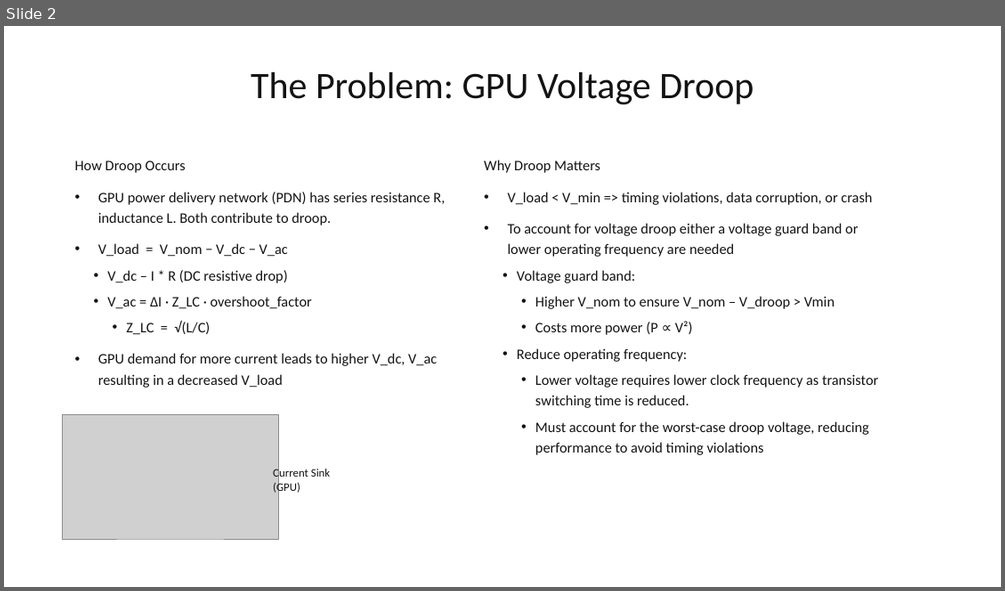
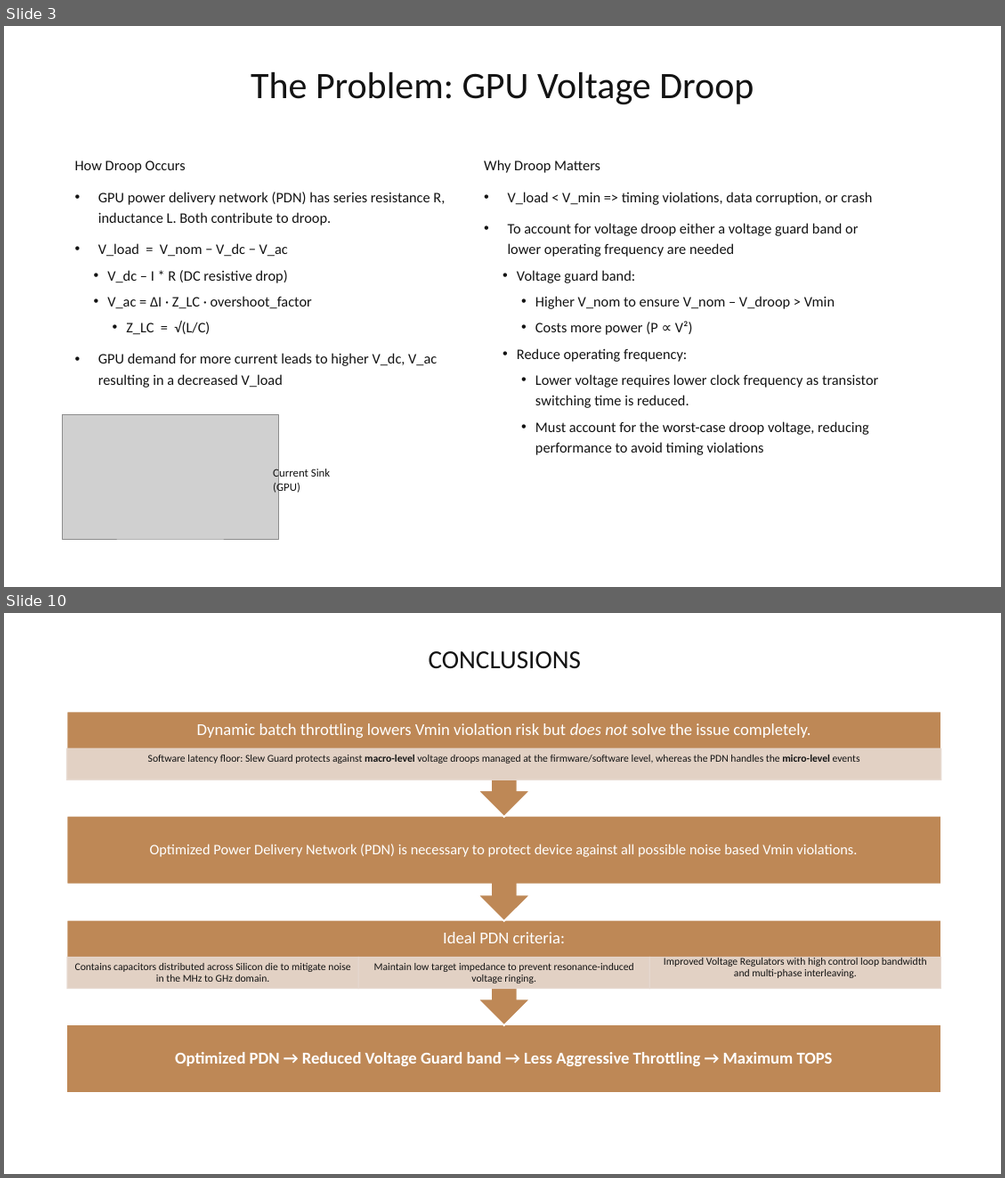
Before and after one commit to Jakub-Mroczek/SlewGuard, a slide deck: SlewGuard.pptx. Shown one above the other, each under a label of ours: slide 2 before the commit, slides 3 and 10 after it; the slides between them are not shown. The pictures are 1005x591 and 1005x1178 pixels, drawn with LibreOffice and Linux fonts; fonts in the diff are those of the drawing; grey boxes stand for pictures. Boxes give left, top, right and bottom in pixels: in the first picture for what was removed or moved away, otherwise in the second. Text is boxed around its words. In the diff, an @@ line names an element or a change of style, - is before the commit and + after.

Commit message:
update slides

```diff
--- a/SlewGuard.pptx
+++ b/SlewGuard.pptx
@@ slide 10 added at box(4, 613, 1001, 1174), background #FFFFFF @@
@@ title added at box(429, 651, 581, 669), 25 pt, text #131313 @@
+CONCLUSIONS
@@ group added at box(67, 712, 941, 1093): 8 texts, 5 rectangles, 3 up arrow callouts @@
+Optimized PDN → Reduced Voltage Guard band → Less Aggressive Throttling → Maximum TOPS
+Ideal PDN criteria:
+Contains capacitors distributed across Silicon die to mitigate noise in the MHz to GHz domain.
+Maintain low target impedance to prevent resonance-induced voltage ringing.
+Improved Voltage Regulators with high control loop bandwidth and multi-phase interleaving.
+Optimized Power Delivery Network (PDN) is necessary to protect device against all possible noise based Vmin violations.
+Dynamic batch throttling lowers Vmin violation risk but does not solve the issue completely.
+Software latency floor: Slew Guard protects against macro-level voltage droops managed at the firmware/software level, whereas the PDN handles the micro-level events
@@ what was slide 2 is now slide 3 @@
```
Also in this commit, not shown: 1 slide changed, 6 other slides added, 1 other file.
